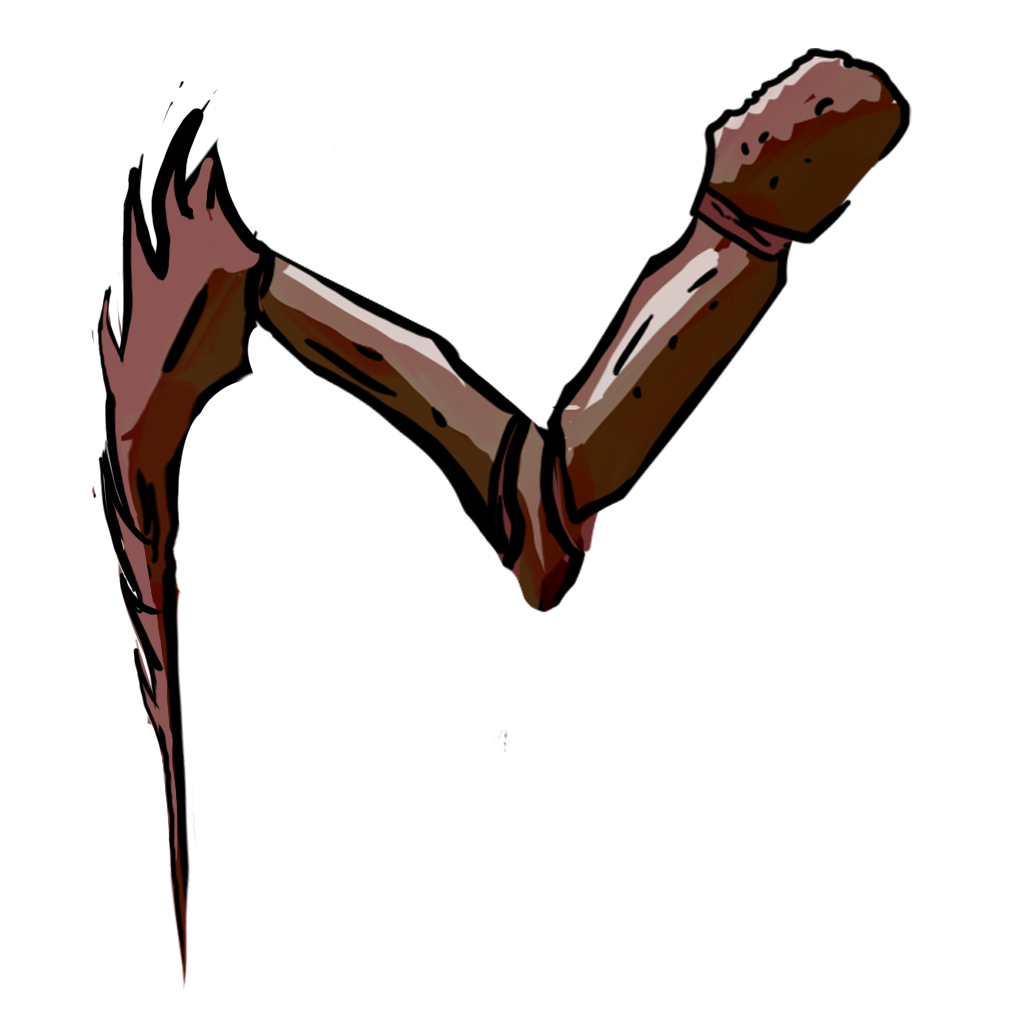
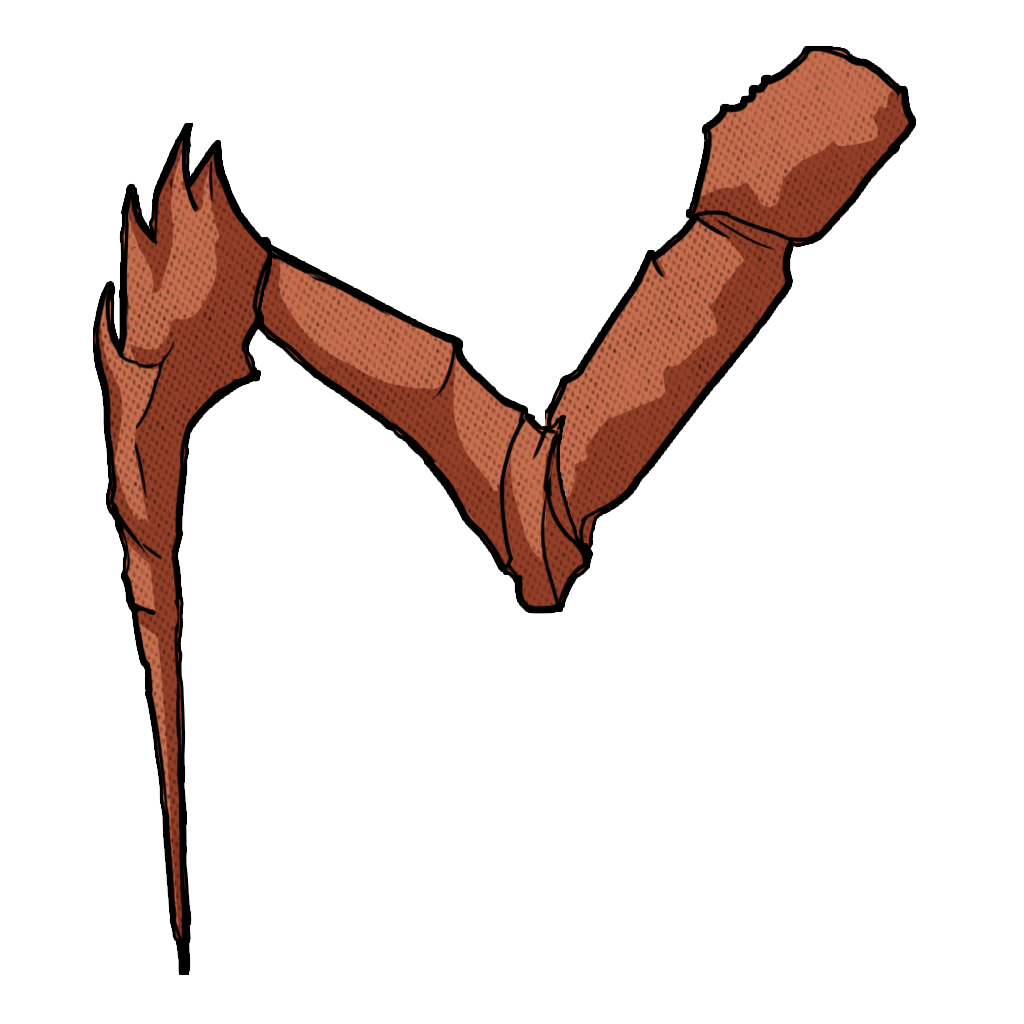
Layers edited between the first and the second (1024, 1024) image:
added group "Group 1" with 3 layers above "Layer 2" over (93, 46, 916, 975)
added layer "fream" in group "Group 1" over (93, 123, 272, 975)
added layer "Melan" in group "Group 1" over (197, 226, 593, 614)
added layer "upp" in group "Group 1" over (545, 46, 916, 559)
hid "Layer 2", opacity 100% → 42% over (546, 48, 912, 558)
hid "Layer 3", opacity 100% → 59%, painted on it over (91, 81, 715, 990)
hid "Layer 1", opacity 100% → 55% over (163, 145, 680, 613)
